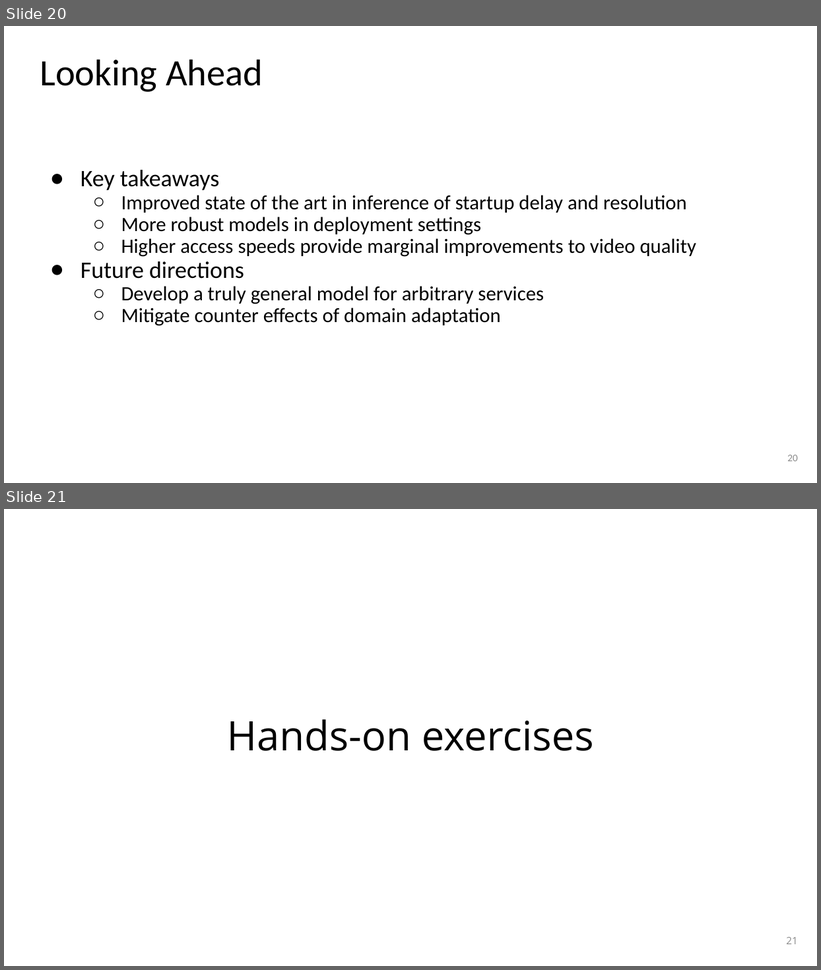
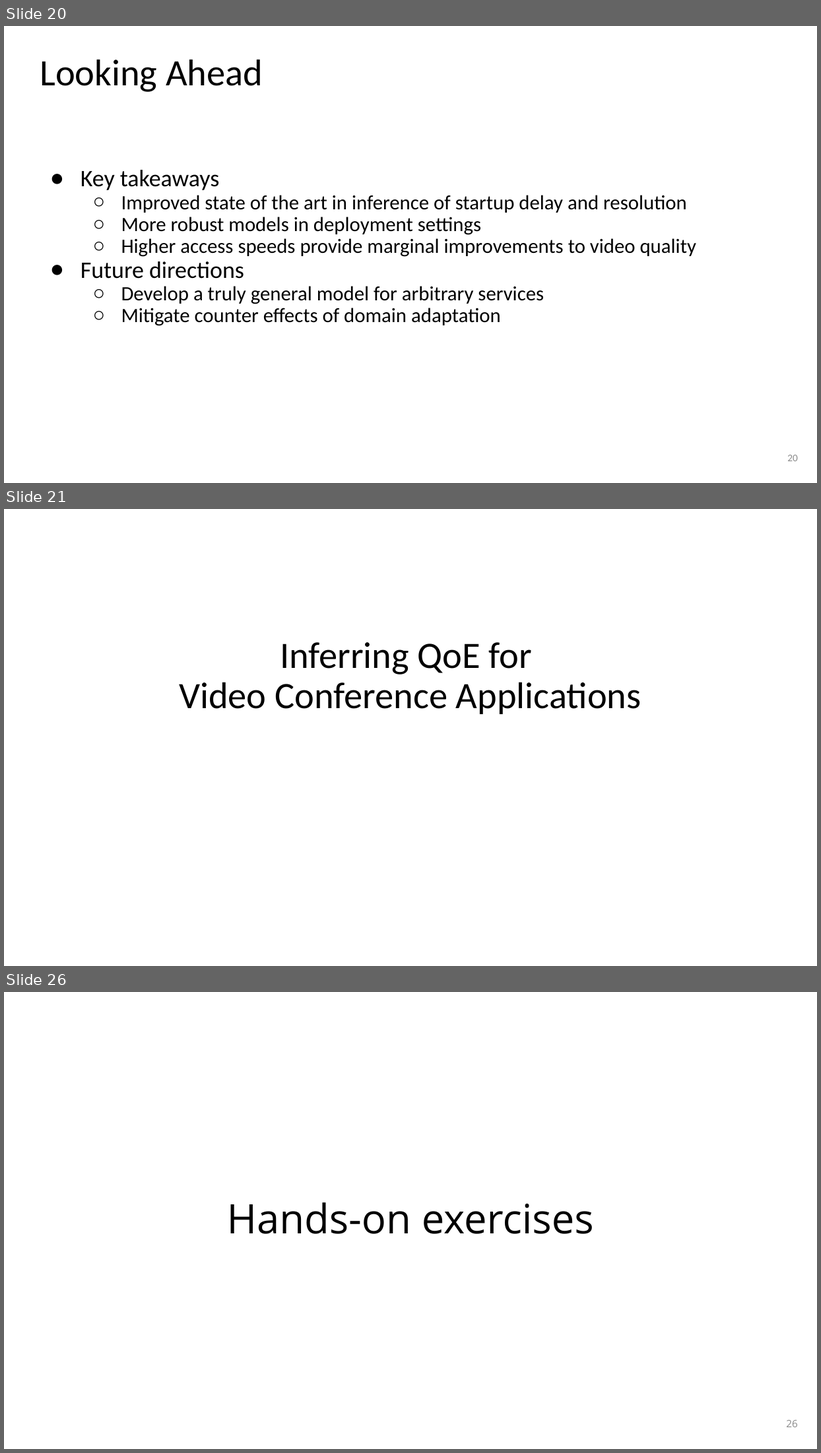
Before and after one commit to noise-lab/ml-systems, a slide deck: docs/slides/03-performance.pptx. Shown one above the other, each under a label of ours: slides 20 and 21 before the commit, slides 20, 21 and 26 after it; the slides between them are not shown. The pictures are 821x970 and 821x1453 pixels, drawn with LibreOffice and Linux fonts; fonts in the diff are those of the drawing. Boxes give left, top, right and bottom in pixels: in the first picture for what was removed or moved away, otherwise in the second. Text is boxed around its words. In the diff, an @@ line names an element or a change of style, - is before the commit and + after.

```diff
--- a/docs/slides/03-performance.pptx
+++ b/docs/slides/03-performance.pptx
@@ slide 21 added at box(4, 509, 817, 966), background #FFFFFF @@
@@ title added at box(179, 642, 642, 714), 44 pt, text #000000 @@
+Inferring QoE for
+Video Conference Applications
@@ what was slide 21 is now slide 26 @@
@@ page number at box(786, 1420, 798, 1428): text changed @@
-21
+26
```
Also in this commit, not shown: 4 other slides added, 1 slide removed, 3 other files.
